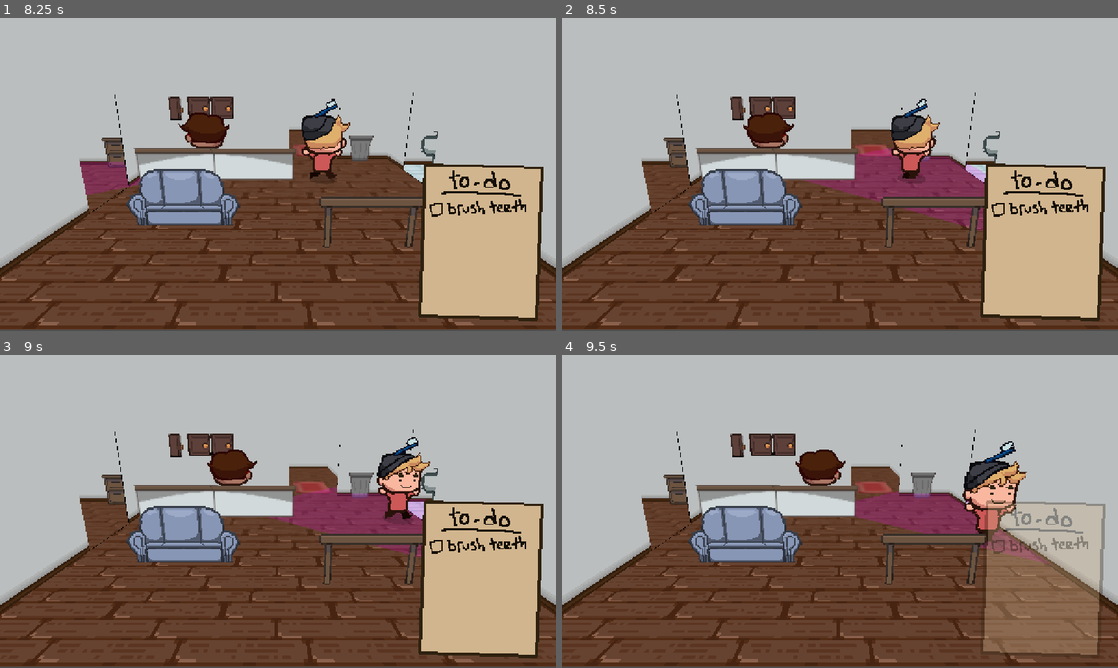
Above: before the commit, frames 1-4 (two rows, left to right).
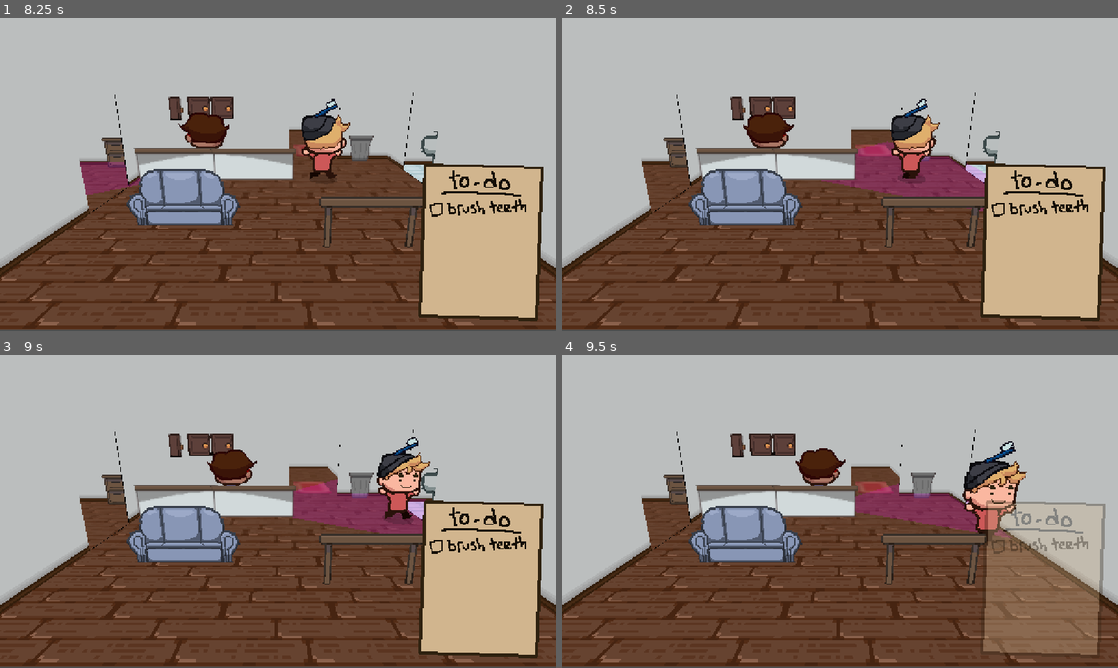
Above: after the commit, the same moments.

Repository: geekazodium/RIT-Halloween-Game-Jam-2025
Game: Godot game, scene res://menu/menu.tscn
Two runs of this game, one before a commit and one after it. Both use one fixed random seed, a clock stepped at 60 frames per second and the inputs below. The engine's default icon, where the game draws it, is replaced by a stand-in: a white triangle on a blue panel in a dark square.
Inputs (mouse positions are in pixels of both pictures, inside the frame that each line leads up to):
- Up to frame 1 (8.25 s): click (278, 202) at 0.5 s; move the mouse to (400, 158) at 1.27 s; hold D (move_right) 1.28-2.03 s; tap Space (interact) every 0.75 s from 1.35 to 8.1 s; move the mouse to (166, 190) at 2.02 s; hold S (move_down) 2.03-2.78 s; move the mouse to (333, 105) at 2.77 s; hold D (move_right) 2.78-3.53 s; move the mouse to (250, 237) at 3.52 s; hold W (move_up) 3.53-4.28 s; move the mouse to (444, 221) at 4.27 s; hold A (move_left) 4.28-5.78 s; move the mouse to (111, 127) at 5.02 s; move the mouse to (305, 174) at 5.77 s; hold S (move_down) 5.78-6.53 s; move the mouse to (194, 96) at 6.52 s; hold D (move_right) 6.53-7.28 s; move the mouse to (400, 158) at 7.27 s; hold W (move_up) 7.28-8.03 s; move the mouse to (166, 190) at 8.02 s; hold D (move_right) from 8.03 s (still down)
- Up to frame 2 (8.5 s): keep holding D (move_right)
- Up to frame 3 (9 s): move the mouse to (333, 442) at 8.77 s; release D (move_right) at 8.78 s; hold S (move_down) from 8.78 s (still down); tap Space (interact) at 8.85 s
- Up to frame 4 (9.5 s): keep holding S (move_down)

Frame 1 is identical in both runs. In frame 2, 0.9% of the frame differs, in the area x 33-76%, y 30-68%; in frame 3, 0.7%; in frame 4, 1.1%, in the area x 42-88%, y 29-68%.

Commit message:
undo: oops, accidentally set player to suspicious by default

Diff:
--- a/player/player.tscn
+++ b/player/player.tscn
@@ -191,7 +191,7 @@
 radius = 0.69873047
 
 [node name="Player" type="CharacterBody3D" node_paths=PackedStringArray("sprite", "wishDir", "movement_direction")]
-collision_layer = 34
+collision_layer = 2
 collision_mask = 5
 script = ExtResource("1_rkbax")
 sprite = NodePath("AnimatedSprite3D")
